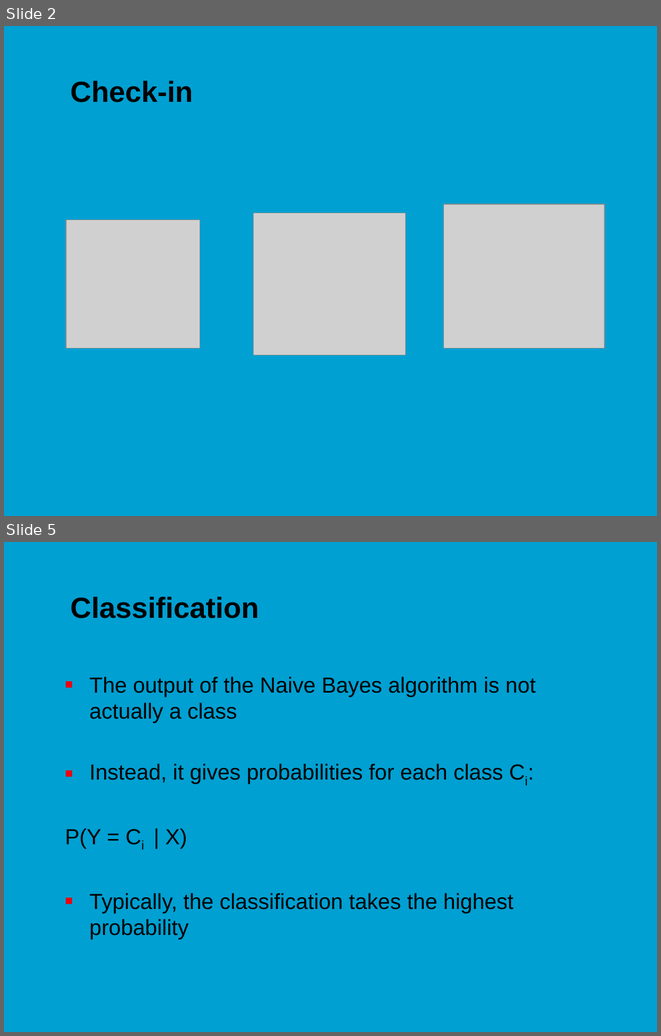
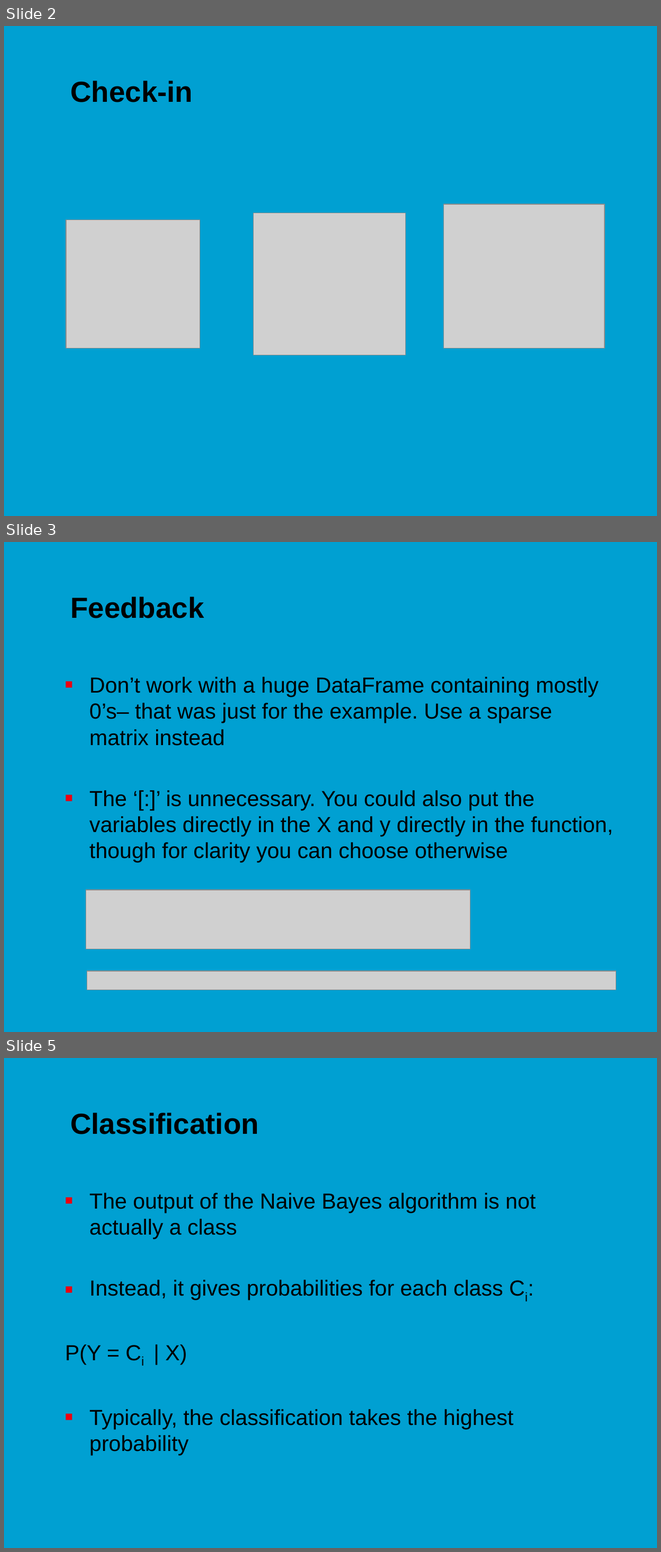
Before and after one commit to jonasmoons/data-driven-learning, a slide deck: slides/ddl-w8l2.pptx. Shown one above the other, each under a label of ours: slides 2 and 5 before the commit, slides 2, 3 and 5 after it; the slides between them are not shown. The pictures are 661x1036 and 661x1552 pixels, drawn with LibreOffice and Linux fonts; fonts in the diff are those of the drawing; grey boxes stand for pictures; background and template pictures are left out. Boxes give left, top, right and bottom in pixels: in the first picture for what was removed or moved away, otherwise in the second. Text is boxed around its words. In the diff, an @@ line names an element or a change of style, - is before the commit and + after.

```diff
--- a/slides/ddl-w8l2.pptx
+++ b/slides/ddl-w8l2.pptx
@@ slide 3 added at (4, 542, 657, 1032), background picture (left out) @@
@@ title added at (70, 597, 204, 618), 32 pt, text #000000, bold @@
+Feedback
@@ text added at (89, 677, 613, 863), 24 pt, text #000000 @@
+■ Don’t work with a huge DataFrame containing mostly 0’s– that was just for the example. Use a sparse matrix instead
+■ The ‘[:]’ is unnecessary. You could also put the variables directly in the X and y directly in the function, though for clarity you can choose otherwise
@@ picture added at (86, 889, 470, 949) @@
@@ picture added at (87, 971, 616, 990) @@
```
Also in this commit, not shown: 1 slide changed, 1 other slide added, 2 slides removed, 2 other files.
